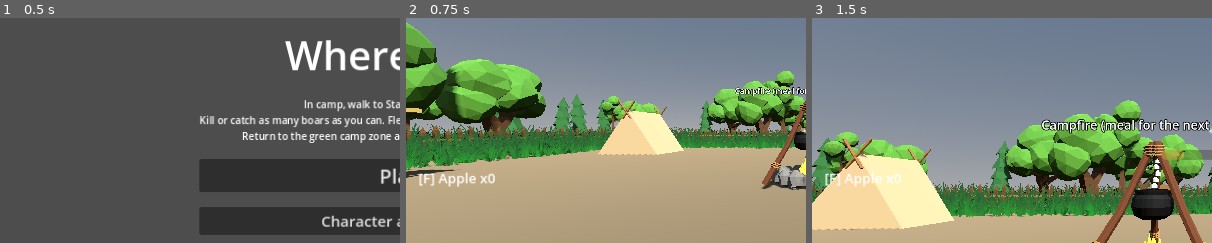
Above: before the commit, frames 1-3 (left to right).
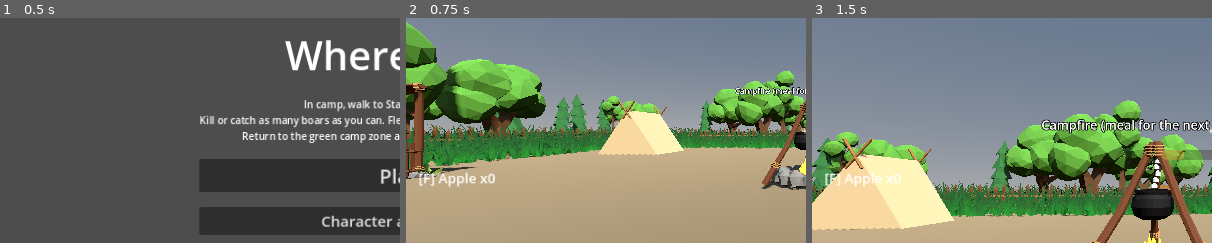
Above: after the commit, the same moments.

Repository: bageus/where-boar
Game: Godot game, scene res://game/bootstrap/app/main.tscn
Two runs of this game, one before a commit and one after it. Both use one fixed random seed, a clock stepped at 60 frames per second and the inputs below.
Inputs (mouse positions are % of the whole screen's width and height, from its top left):
- Up to frame 1 (0.5 s): no input
- Up to frame 2 (0.75 s): click "Play" at 0.5 s
- Up to frame 3 (1.5 s): tap E (interact) at 1.25 s; move the mouse to (55, 50) at 1.27 s; hold W (move_forward) from 1.28 s (still down); hold Right mouse button (aim) from 1.28 s (still down)
The pictures show only the part of the screen within x 0-50%, y 25-75%; the shares and areas given below are measured in that part.

Frame 1 is identical in both runs. In frame 2, 1.7% of the frame differs, in the area x 0-18%, y 28-72%; in frame 3, nothing differs.

Commit message:
Camp armory: use the owner's tribal weapon stall model
Co-Authored-By: Claude Sonnet 5.5 <noreply@anthropic.com>
Claude-Session: https://claude.ai/code/session_017Jb3ZhMXjAKfizwABTqjWU

Diff:
--- a/game/presentation/camp/public/camp.tscn
+++ b/game/presentation/camp/public/camp.tscn
@@ -9,6 +9,7 @@
 [ext_resource type="PackedScene" path="res://game/presentation/camp/hud/shop_panel.tscn" id="7_shop"]
 [ext_resource type="PackedScene" path="res://assets/models/campfire.glb" id="9_campfire"]
 [ext_resource type="PackedScene" path="res://assets/models/signpost.glb" id="10_signpost"]
+[ext_resource type="PackedScene" path="res://assets/models/weapon_stall.glb" id="11_weapon_stall"]
 [ext_resource type="Script" path="res://game/presentation/camp/props/scenery.gd" id="11_scenery"]
 
 [sub_resource type="ProceduralSkyMaterial" id="Sky_mat"]
@@ -66,6 +67,7 @@
 transform = Transform3D(0, 0, -1, 0, 1, 0, 1, 0, 0, -14, 0, 0)
 station_id = "weapon_shop"
 title = "Armory"
+model = ExtResource("11_weapon_stall")
 
 [node name="HuntingHut" parent="Stations" instance=ExtResource("5_station")]
 transform = Transform3D(0, 0, 1, 0, 1, 0, -1, 0, 0, 14, 0, 0)
Binary file added: assets/models/weapon_stall.glb
Not shown, added: assets/models/weapon_stall.glb.import
Binary file added: assets/models/weapon_stall_Image_0.png
Not shown, added: assets/models/weapon_stall_Image_0.png.import
Binary file added: assets/models/weapon_stall_Image_1.png
Not shown, added: assets/models/weapon_stall_Image_1.png.import
Binary file added: assets/models/weapon_stall_Image_12.png
Not shown, added: assets/models/weapon_stall_Image_12.png.import
Binary file added: assets/models/weapon_stall_Image_13.png
Not shown, added: assets/models/weapon_stall_Image_13.png.import
Binary file added: assets/models/weapon_stall_Image_14.png
Not shown, added: assets/models/weapon_stall_Image_14.png.import
(and 16 more such lines)
